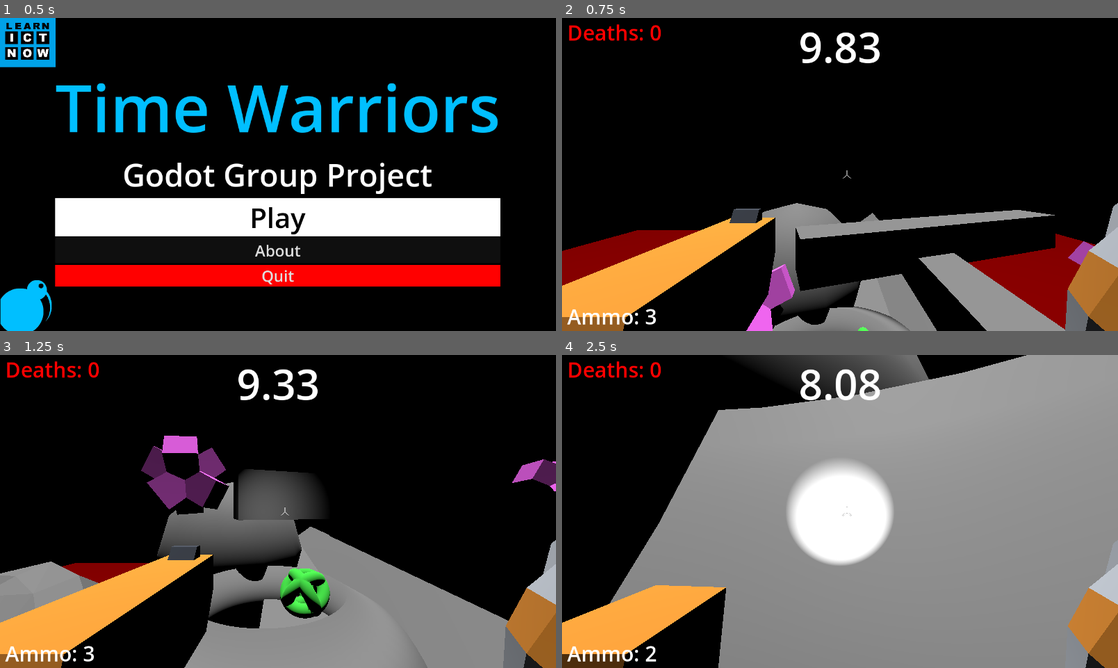
Above: before the commit, frames 1-4 (two rows, left to right).
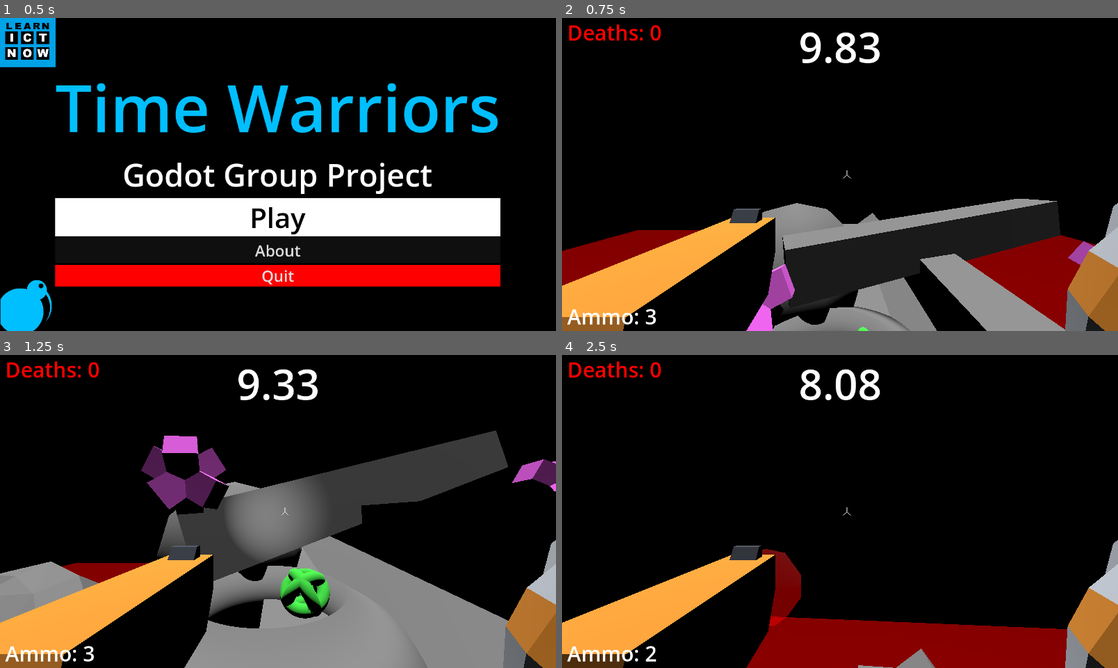
Above: after the commit, the same moments.

Repository: learnictnow/godot-fps-test-level-template
Game: Godot game, scene res://Menus/MainMenu.tscn
The game is run twice, just before and just after one commit, with the same random seed, the same clock (stepped at 60 frames per second) and the same inputs.
Inputs (mouse positions are in pixels of both pictures, inside the frame that each line leads up to):
- Up to frame 1 (0.5 s): no input
- Up to frame 2 (0.75 s): click "Play" at 0.5 s
- Up to frame 3 (1.25 s): no input
- Up to frame 4 (2.5 s): move the mouse to (867, 511) at 1.27 s; hold W (forward) from 1.28 s (still down); tap Space (jump) at 1.35, 1.52, 1.82, 2.27, 2.3 s; move the mouse to (812, 511) at 2.02 s; click (812, 511) at 2.1 s

Frame 1 is identical in both runs. In frame 2, 8.0% of the frame differs, in the area x 39-90%, y 57-92%; in frame 3, 9.9%; in frame 4, 70%, in the area x 8-100%, y 0-100%.

Commit message:
Added animation
Added animation

Diff:
--- a/Level/level.tscn
+++ b/Level/level.tscn
@@ -19,6 +19,92 @@
 [sub_resource type="StandardMaterial3D" id="StandardMaterial3D_h16up"]
 albedo_color = Color(0.545098, 0, 0, 1)
 roughness = 0.0
+
+[sub_resource type="Animation" id="Animation_j8bok"]
+resource_name = "move_bar"
+length = 5.0
+loop_mode = 1
+tracks/0/type = "value"
+tracks/0/imported = false
+tracks/0/enabled = true
+tracks/0/path = NodePath("CSGBox3D2:position")
+tracks/0/interp = 1
+tracks/0/loop_wrap = true
+tracks/0/keys = {
+"times": PackedFloat32Array(0, 2.4, 5),
+"transitions": PackedFloat32Array(1, 1, 1),
+"update": 0,
+"values": [Vector3(2.64491, 0.698608, -5.57988), Vector3(2.64491, 1.91113, -5.57988), Vector3(2.64491, 0.698608, -5.57988)]
+}
+tracks/1/type = "value"
+tracks/1/imported = false
+tracks/1/enabled = true
+tracks/1/path = NodePath("CSGBox3D2:rotation")
+tracks/1/interp = 1
+tracks/1/loop_wrap = true
+tracks/1/keys = {
+"times": PackedFloat32Array(0, 2.4, 5),
+"transitions": PackedFloat32Array(1, 1, 1),
+"update": 0,
+"values": [Vector3(0, -1.26517, 0), Vector3(0.976913, -1.00309, 0.48622), Vector3(0, -1.26517, 0)]
+}
+tracks/2/type = "value"
+tracks/2/imported = false
+tracks/2/enabled = true
+tracks/2/path = NodePath("CSGBox3D2:scale")
+tracks/2/interp = 1
+tracks/2/loop_wrap = true
+tracks/2/keys = {
+"times": PackedFloat32Array(0, 2.4, 5),
+"transitions": PackedFloat32Array(1, 1, 1),
+"update": 0,
+"values": [Vector3(1, 1, 1), Vector3(2, 2, 2), Vector3(1, 1, 1)]
+}
+
+[sub_resource type="Animation" id="Animation_qq1ny"]
+length = 0.001
+tracks/0/type = "value"
+tracks/0/imported = false
+tracks/0/enabled = true
+tracks/0/path = NodePath("CSGBox3D2:position")
+tracks/0/interp = 1
+tracks/0/loop_wrap = true
+tracks/0/keys = {
+"times": PackedFloat32Array(0),
+"transitions": PackedFloat32Array(1),
+"update": 0,
+"values": [Vector3(2.64491, 0.698608, -5.57988)]
+}
+tracks/1/type = "value"
+tracks/1/imported = false
+tracks/1/enabled = true
+tracks/1/path = NodePath("CSGBox3D2:rotation")
+tracks/1/interp = 1
+tracks/1/loop_wrap = true
+tracks/1/keys = {
+"times": PackedFloat32Array(0),
+"transitions": PackedFloat32Array(1),
+"update": 0,
+"values": [Vector3(0, -1.26517, 0)]
+}
+tracks/2/type = "value"
+tracks/2/imported = false
+tracks/2/enabled = true
+tracks/2/path = NodePath("CSGBox3D2:scale")
+tracks/2/interp = 1
+tracks/2/loop_wrap = true
+tracks/2/keys = {
+"times": PackedFloat32Array(0),
+"transitions": PackedFloat32Array(1),
+"update": 0,
+"values": [Vector3(1, 1, 1)]
+}
+
+[sub_resource type="AnimationLibrary" id="AnimationLibrary_unr07"]
+_data = {
+"RESET": SubResource("Animation_qq1ny"),
+"move_bar": SubResource("Animation_j8bok")
+}
 
 [node name="Level" type="Node3D"]
 script = ExtResource("1_o7lpv")
@@ -67,6 +153,7 @@
 path_joined = false
 
 [node name="Player" parent="." node_paths=PackedStringArray("start_Marker3D") instance=ExtResource("2_6fl4n")]
+jump_velocity = 10.0
 start_Marker3D = NodePath("../Marker3DPlayerSpawn")
 game_end_time = 10
 
@@ -119,4 +206,10 @@
 transform = Transform3D(1, 0, 0, 0, 1, 0, 0, 0, 1, 0, 0, 1.4534)
 polygon = PackedVector2Array(0, 0, 0, 1, 0.480676, 1.62735, 1, 1, 1.63631, 0.368401, 0.584697, 0.654275, 1, 0, 0.470907, -0.524632)
 
+[node name="AnimationPlayer" type="AnimationPlayer" parent="."]
+libraries = {
+"": SubResource("AnimationLibrary_unr07")
+}
+autoplay = "move_bar"
+
 [connection signal="body_entered" from="DeathPit/Area3D" to="." method="_on_area_3d_body_entered"]
Not shown: 1 places in Level/level.tscn that only renumber resources
